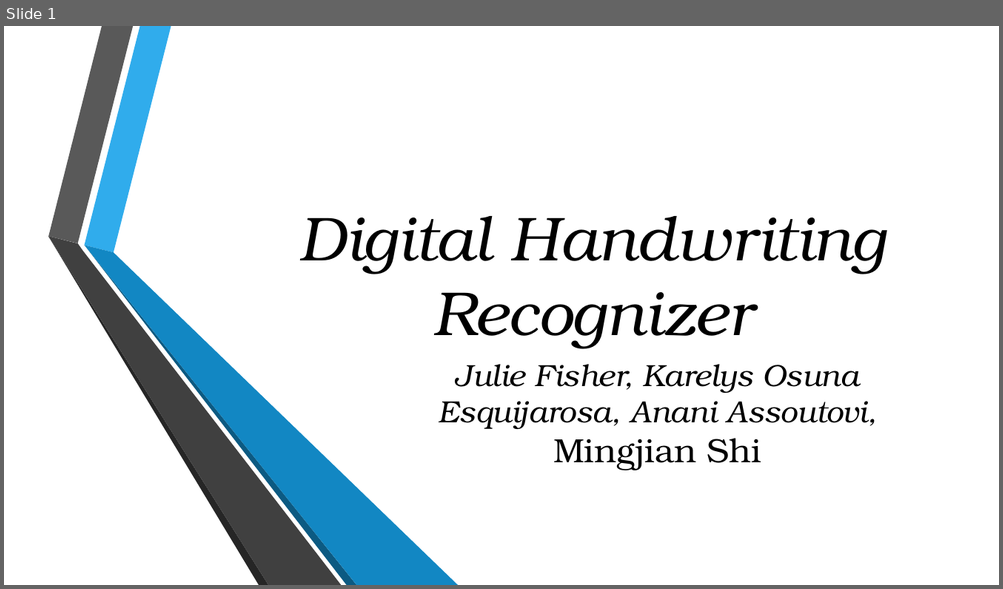
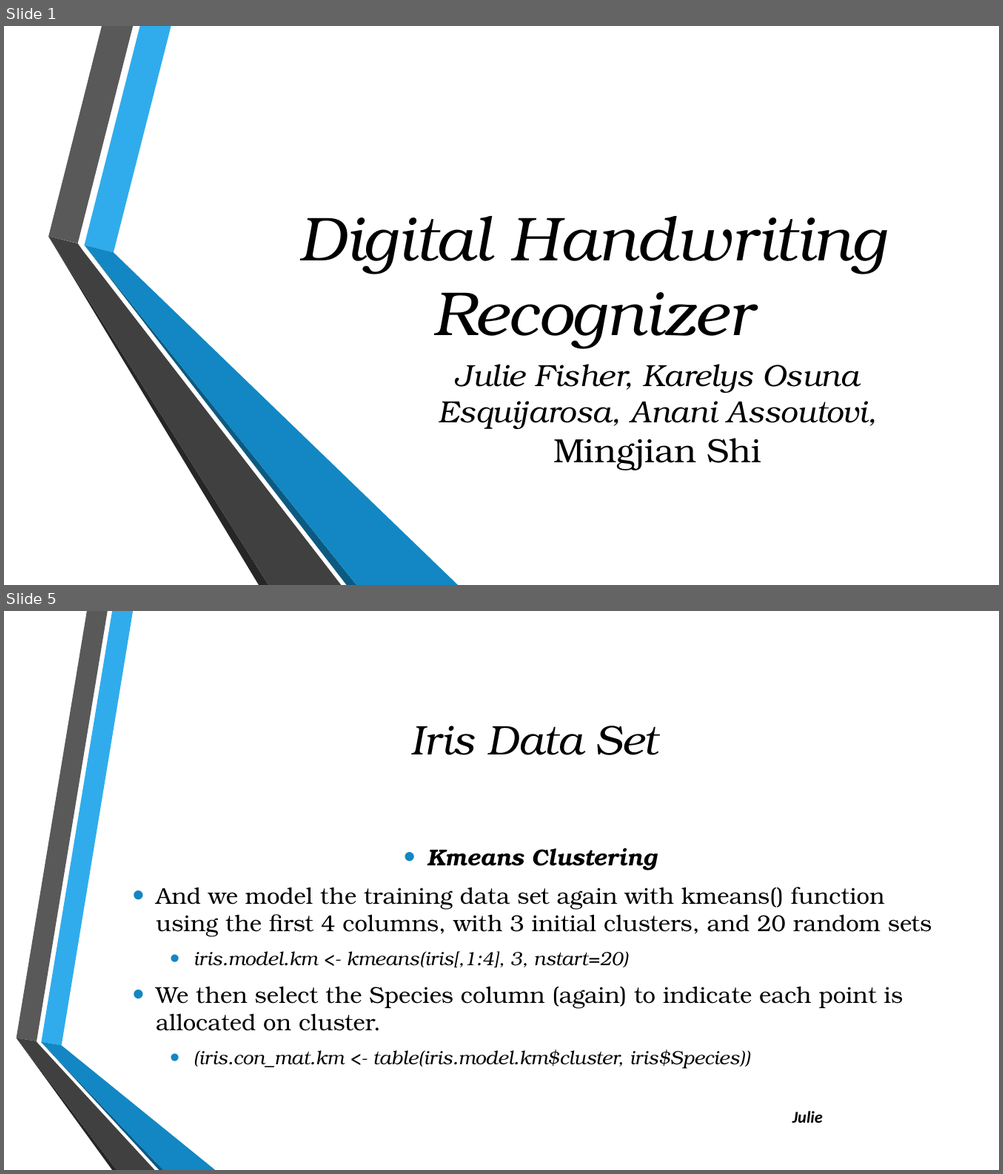
Before and after one commit to julielinx/Final-_Project, a slide deck: Presentation1.pptx. Shown one above the other, each under a label of ours: slide 1 before the commit, slides 1 and 5 after it; the slides between them are not shown. The pictures are 1003x589 and 1003x1174 pixels, drawn with LibreOffice and Linux fonts; fonts in the diff are those of the drawing; background and template pictures are left out. Boxes give left, top, right and bottom in pixels: in the first picture for what was removed or moved away, otherwise in the second. Text is boxed around its words. In the diff, an @@ line names an element or a change of style, - is before the commit and + after.

```diff
--- a/Presentation1.pptx
+++ b/Presentation1.pptx
@@ slide 5 added at bbox=[4, 611, 999, 1170], background picture (left out) @@
@@ title added at bbox=[410, 726, 657, 755], 40 pt, text #000000, italic @@
+Iris Data Set
@@ text added at bbox=[156, 848, 931, 1069], 22.2 pt, text #000000 @@
+• Kmeans Clustering
+• And we model the training data set again with kmeans() function using the first 4 columns, with 3 initial clusters, and 20 random sets
+  • iris.model.km <- kmeans(iris[,1:4], 3, nstart=20)
+• We then select the Species column (again) to indicate each point is allocated on cluster.
+  • (iris.con_mat.km <- table(iris.model.km$cluster, iris$Species))
@@ group added at bbox=[16, 611, 215, 1170]: 6 freeform shapes @@
@@ text added at bbox=[792, 1111, 822, 1123], 16 pt, text #000000, bold, italic @@
+Julie
```
Also in this commit, not shown: 3 slides changed, 9 other slides added.
